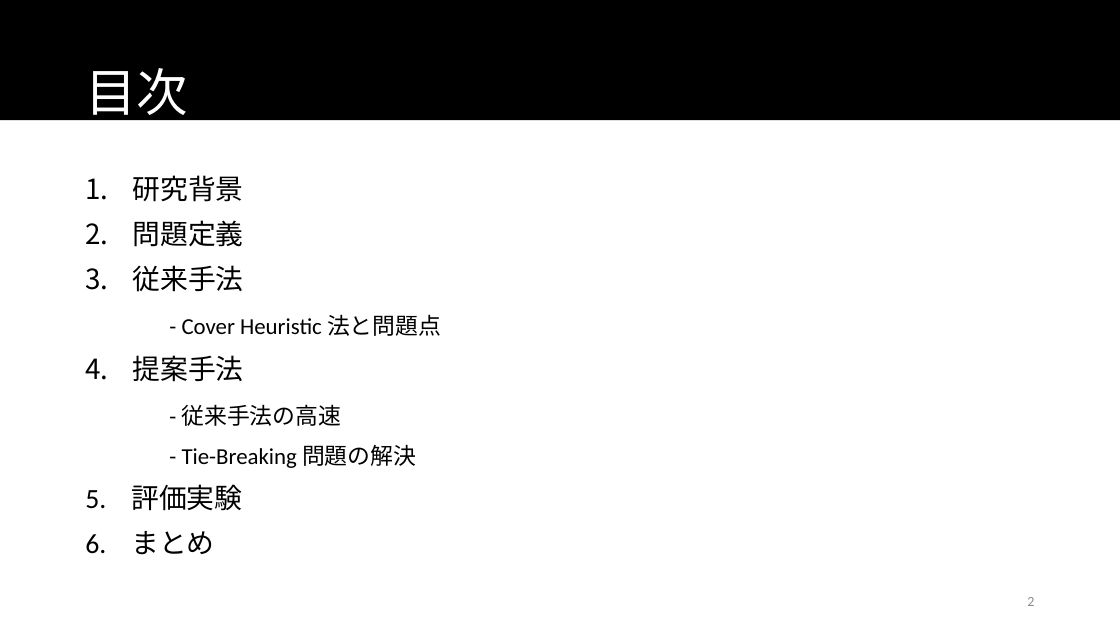
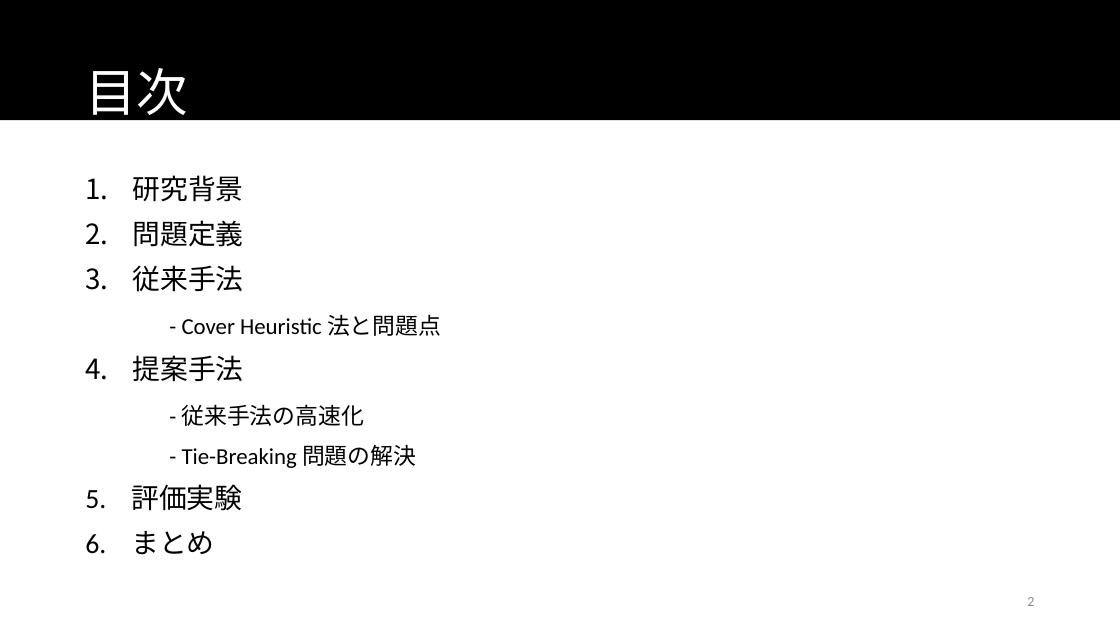
Before and after one commit to namidairo777/xiao_multiagent, a slide deck: slide 2 of documents/情報処理学会TANGXIAO_20170312.pptx. Drawn at 1120x630 pixels with LibreOffice and Linux fonts; fonts in the diff are those of the drawing. Boxes give left, top, right and bottom in pixels: in the first picture for what was removed or moved away, otherwise in the second. Text is boxed around its words. In the diff, an @@ line names an element or a change of style, - is before the commit and + after.

Commit message:
some error fixed up

```diff
--- a/documents/情報処理学会TANGXIAO_20170312.pptx
+++ b/documents/情報処理学会TANGXIAO_20170312.pptx
@@ text at bbox=[182, 404, 364, 426]: text changed @@
-- 従来手法の高速
+- 従来手法の高速化
```
